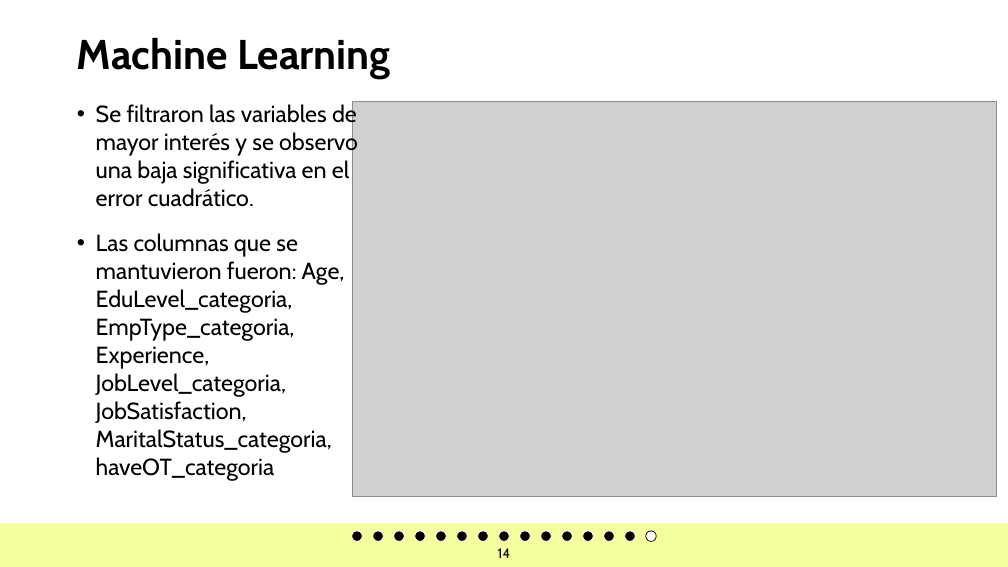
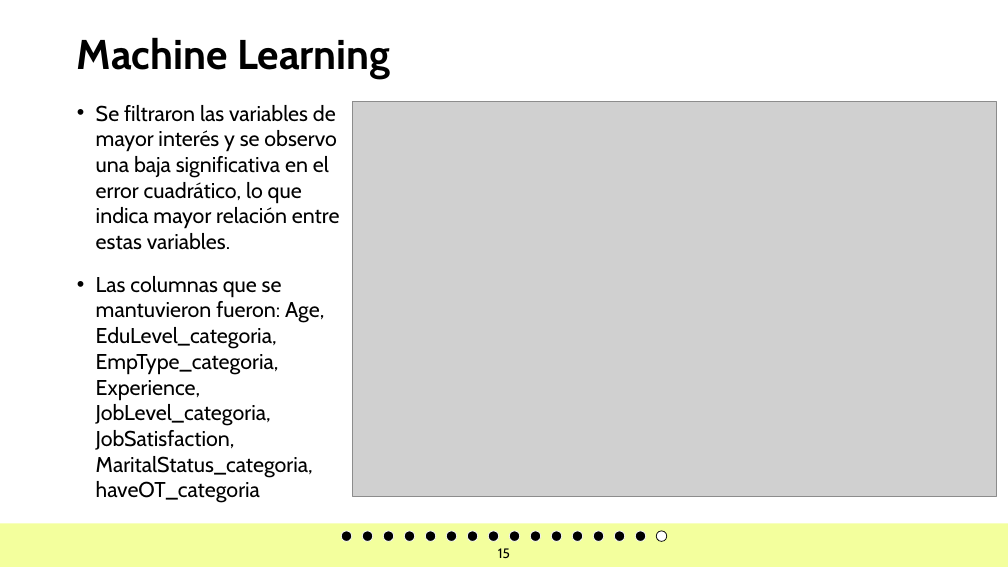
Before and after one commit to JoseChirif/Estudios-y-empleabilidad-Encuesta-kaggle, a slide deck: slide 15 of Estudios y empleabilidad.pptx (slide 14 before the commit). Drawn at 1008x567 pixels with LibreOffice and Linux fonts; fonts in the diff are those of the drawing; grey boxes stand for pictures; background and template pictures are left out. Boxes give left, top, right and bottom in pixels: in the first picture for what was removed or moved away, otherwise in the second. Text is boxed around its words. In the diff, an @@ line names an element or a change of style, - is before the commit and + after.

```diff
--- a/Estudios y empleabilidad.pptx
+++ b/Estudios y empleabilidad.pptx
@@ text at bbox=[96, 105, 340, 250]: text changed; size 22.2 to 20.4 pt @@
-• Se filtraron las variables de mayor interés y se observo una baja significativa en el error cuadrático.
+• Se filtraron las variables de mayor interés y se observo una baja significativa en el error cuadrático, lo que indica mayor relación entre estas variables.
@@ text at bbox=[96, 276, 324, 503]: size 22.2 to 20.4 pt in "Las columnas que se mantuvieron fueron: Age, ..." @@
@@ 12 ellipses: place and size @@
-12 ellipses at bbox=[352, 531, 594, 541]
+12 ellipses at bbox=[341, 531, 583, 541]
@@ ellipse added at bbox=[594, 531, 604, 541], fill #000000, outline #FFFFFF 0.71 pt @@
@@ 3 ellipses: place and size @@
-3 ellipses at bbox=[604, 531, 656, 541]
+3 ellipses at bbox=[614, 531, 667, 541]
@@ page number at bbox=[498, 548, 510, 559]: text changed @@
-14
+15
```
Also in this commit, not shown: 15 other slides changed, 1 slide added, 1 other file.
